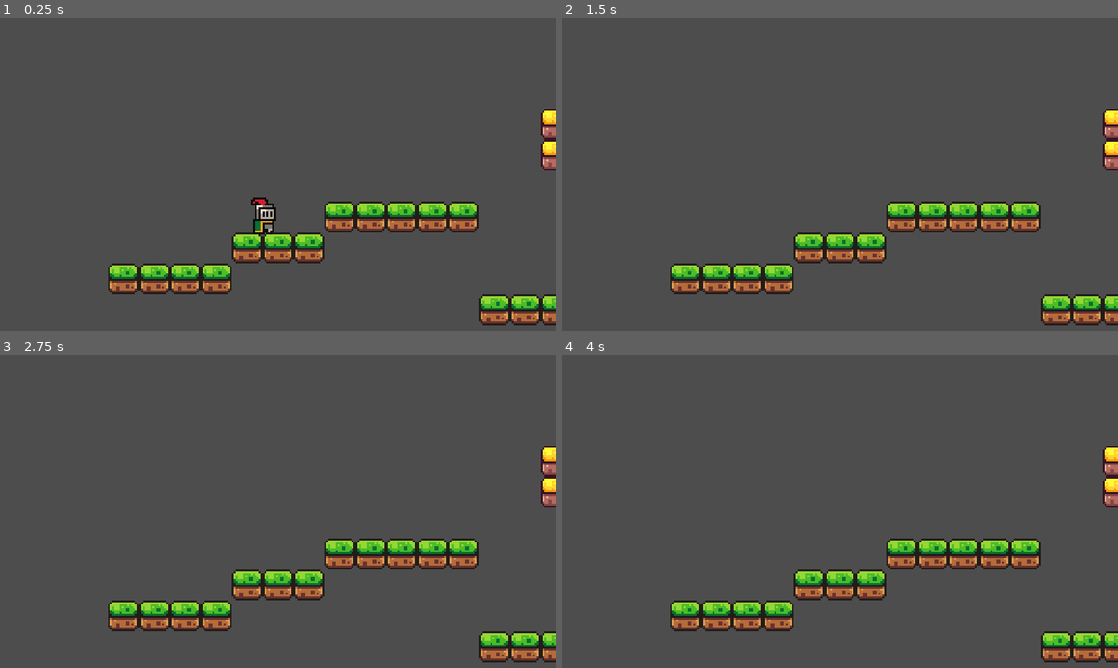
Above: before the commit, frames 1-4 (two rows, left to right).
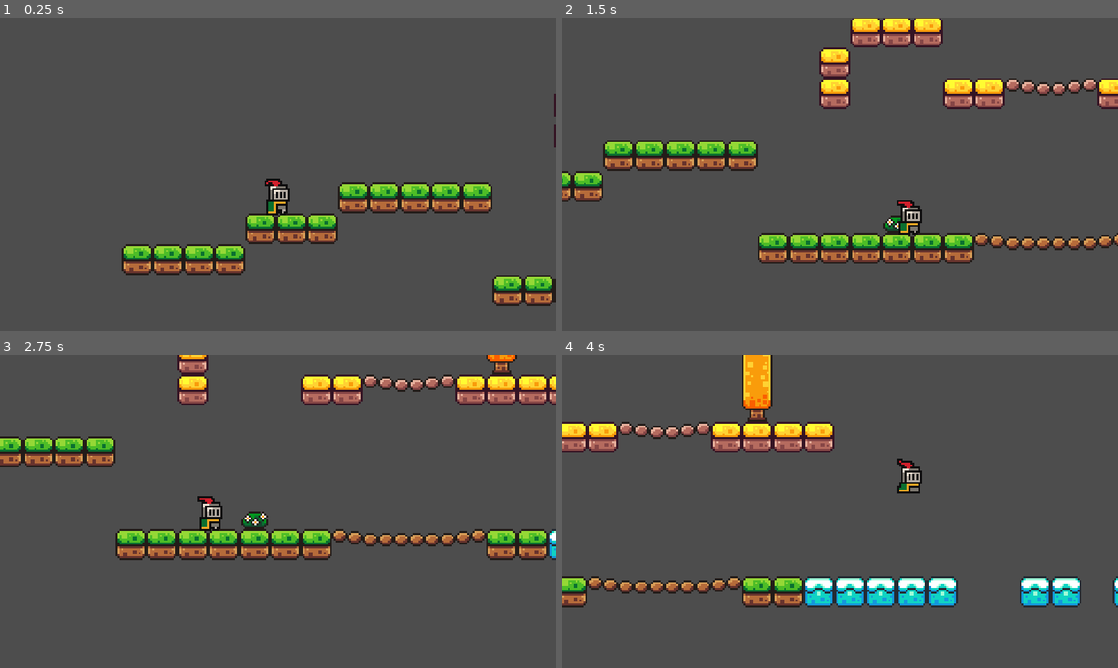
Above: after the commit, the same moments.

Repository: DanielRTato/dodge_the_creeps
Game: Godot game, scene res://scenes/game.tscn
Same seed, same stepped clock (60 frames per second), same inputs: the game is played once before the commit and once after it.
Inputs:
- Up to frame 1 (0.25 s): no input
- Up to frame 2 (1.5 s): tap Enter (ui_accept) at 0.5, 0.77 s; hold Right (ui_right) from 0.53 s (still down)
- Up to frame 3 (2.75 s): tap Enter (ui_accept) at 1.52 s; release Right (ui_right) at 2.03 s; hold Left (ui_left) from 2.03 s (still down)
- Up to frame 4 (4 s): release Left (ui_left) at 2.78 s; hold Right (ui_right) from 2.78 s (still down); tap Enter (ui_accept) at 3.02, 3.77 s

The runs differ from the first frame. In frame 1, 13% of the frame differs, in the area x 19-100%, y 24-99%; in frame 2, 18%; in frame 3, 20%, in the area x 0-100%, y 0-99%; in frame 4, 18%.

Commit message:
fix camara position and smoothing

Diff:
--- a/scenes/game.tscn
+++ b/scenes/game.tscn
@@ -179,6 +179,7 @@
 [node name="Player" parent="." instance=ExtResource("1_tpd0k")]
 position = Vector2(17, -4)
 
-[node name="Camera2D" type="Camera2D" parent="."]
-position = Vector2(24, -14)
+[node name="Camera2D" type="Camera2D" parent="Player"]
+position = Vector2(0, -9)
 zoom = Vector2(4, 4)
+position_smoothing_enabled = true
